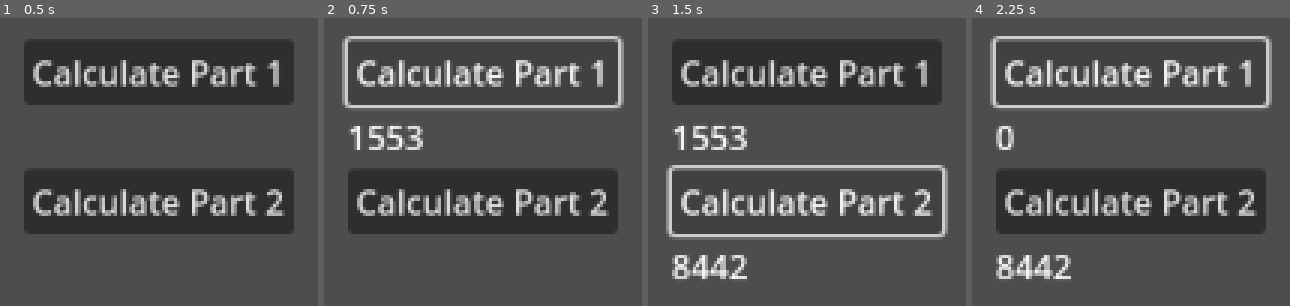
Above: before the commit, frames 1-4 (left to right).
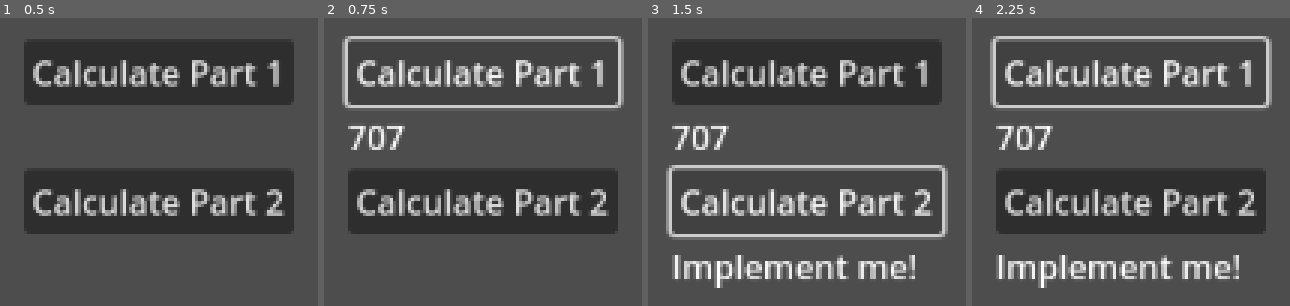
Above: after the commit, the same moments.

Repository: ehj37/Advent-of-Code-2025
Game: Godot game, scene res://day5/day5.tscn
The game is run twice, just before and just after one commit, with the same random seed, the same clock (stepped at 60 frames per second) and the same inputs. Before the commit the project starts from res://day4/day4.tscn.
Inputs:
- Up to frame 1 (0.5 s): no input
- Up to frame 2 (0.75 s): click "Calculate Part 1" at 0.5 s
- Up to frame 3 (1.5 s): click "Calculate Part 2" at 1.25 s
- Up to frame 4 (2.25 s): click "Calculate Part 1" at 2 s

Frame 1 is identical in both runs. In frame 2, 1.1% of the frame differs, in the area x 7-32%, y 37-46%; in frame 3, 4.8%, in the area x 7-84%, y 37-94%; in frame 4, 4.6%.

Commit message:
Day 5 part 1

Diff:
--- /dev/null
+++ b/advent-of-code-2025/day5/day5.gd
@@ -0,0 +1,60 @@
+extends Control
+
+var _fresh_ingredient_ranges: Array = []
+var _available_ingredients: Array[int] = []
+
+@onready var button_part_1: Button = $VBoxContainer/VBoxContainerPart1/ButtonPart1
+@onready var label_part_1: Label = $VBoxContainer/VBoxContainerPart1/LabelPart1
+@onready var button_part_2: Button = $VBoxContainer/VBoxContainerPart2/ButtonPart2
+@onready var label_part_2: Label = $VBoxContainer/VBoxContainerPart2/LabelPart2
+
+
+func _parse_input() -> void:
+	if !_fresh_ingredient_ranges.is_empty():
+		return
+
+	var file = FileAccess.open("res://day5/input.txt", FileAccess.READ)
+	#var file = FileAccess.open("res://day5/example_1.txt", FileAccess.READ)
+	var on_ranges = true
+	while !file.eof_reached():
+		var line = file.get_line()
+		if line.is_empty():
+			on_ranges = false
+			continue
+
+		if on_ranges:
+			var ingredient_range_strs = line.split("-")
+			var ingredient_range: Array[int] = []
+			for ingredient_range_str in ingredient_range_strs:
+				ingredient_range.append(int(ingredient_range_str))
+			_fresh_ingredient_ranges.append(ingredient_range)
+		else:
+			_available_ingredients.append(int(line))
+
+func part_one() -> String:
+	_parse_input()
+
+	var fresh_ingredient_count = 0
+	for ingredient_id in _available_ingredients:
+		for ingredient_range in _fresh_ingredient_ranges:
+			if ingredient_id >= ingredient_range[0] && ingredient_id <= ingredient_range[1]:
+				fresh_ingredient_count += 1
+				break
+
+	return str(fresh_ingredient_count)
+
+func part_two() -> String:
+	return "Implement me!"
+
+func _on_button_part_1_pressed():
+	button_part_1.disabled = true
+	label_part_1.text = "Calculating…"
+	label_part_1.text = part_one()
+	button_part_1.disabled = false
+
+
+func _on_button_part_2_pressed():
+	button_part_2.disabled = true
+	label_part_2.text = "Calculating…"
+	label_part_2.text = part_two()
+	button_part_2.disabled = false
--- /dev/null
+++ b/advent-of-code-2025/day5/day5.tscn
@@ -0,0 +1,49 @@
+[gd_scene load_steps=2 format=3 uid="uid://dfuv1blfa2me7"]
+
+[ext_resource type="Script" uid="uid://c75brafcyw2ec" path="res://day5/day5.gd" id="1_3sl83"]
+
+[node name="Day5" type="Control"]
+layout_mode = 3
+anchors_preset = 15
+anchor_right = 1.0
+anchor_bottom = 1.0
+grow_horizontal = 2
+grow_vertical = 2
+script = ExtResource("1_3sl83")
+
+[node name="VBoxContainer" type="VBoxContainer" parent="."]
+layout_mode = 1
+anchors_preset = 8
+anchor_left = 0.5
+anchor_top = 0.5
+anchor_right = 0.5
+anchor_bottom = 0.5
+offset_left = -20.0
+offset_top = -20.0
+offset_right = 20.0
+offset_bottom = 20.0
+grow_horizontal = 2
+grow_vertical = 2
+
+[node name="VBoxContainerPart1" type="VBoxContainer" parent="VBoxContainer"]
+layout_mode = 2
+
+[node name="ButtonPart1" type="Button" parent="VBoxContainer/VBoxContainerPart1"]
+layout_mode = 2
+text = "Calculate Part 1"
+
+[node name="LabelPart1" type="Label" parent="VBoxContainer/VBoxContainerPart1"]
+layout_mode = 2
+
+[node name="VBoxContainerPart2" type="VBoxContainer" parent="VBoxContainer"]
+layout_mode = 2
+
+[node name="ButtonPart2" type="Button" parent="VBoxContainer/VBoxContainerPart2"]
+layout_mode = 2
+text = "Calculate Part 2"
+
+[node name="LabelPart2" type="Label" parent="VBoxContainer/VBoxContainerPart2"]
+layout_mode = 2
+
+[connection signal="pressed" from="VBoxContainer/VBoxContainerPart1/ButtonPart1" to="." method="_on_button_part_1_pressed"]
+[connection signal="pressed" from="VBoxContainer/VBoxContainerPart2/ButtonPart2" to="." method="_on_button_part_2_pressed"]
--- a/advent-of-code-2025/project.godot
+++ b/advent-of-code-2025/project.godot
@@ -11,7 +11,7 @@
 [application]
 
 config/name="Advent of Code 2025"
-run/main_scene="uid://d2xld25y2e51x"
+run/main_scene="uid://dfuv1blfa2me7"
 config/features=PackedStringArray("4.5", "Forward Plus")
 config/icon="res://icon.svg"
 
Not shown, added: advent-of-code-2025/day5/day5.gd.uid
Not shown, added: advent-of-code-2025/day5/example_1.txt
Not shown, added: advent-of-code-2025/day5/input.txt
